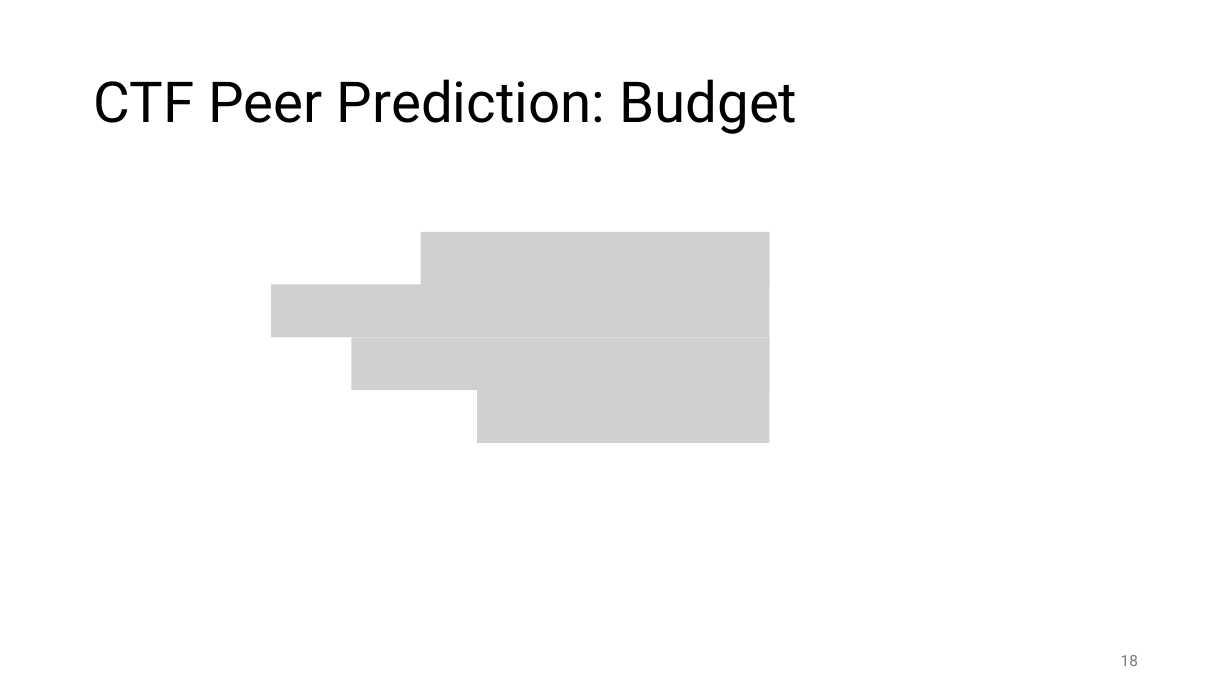
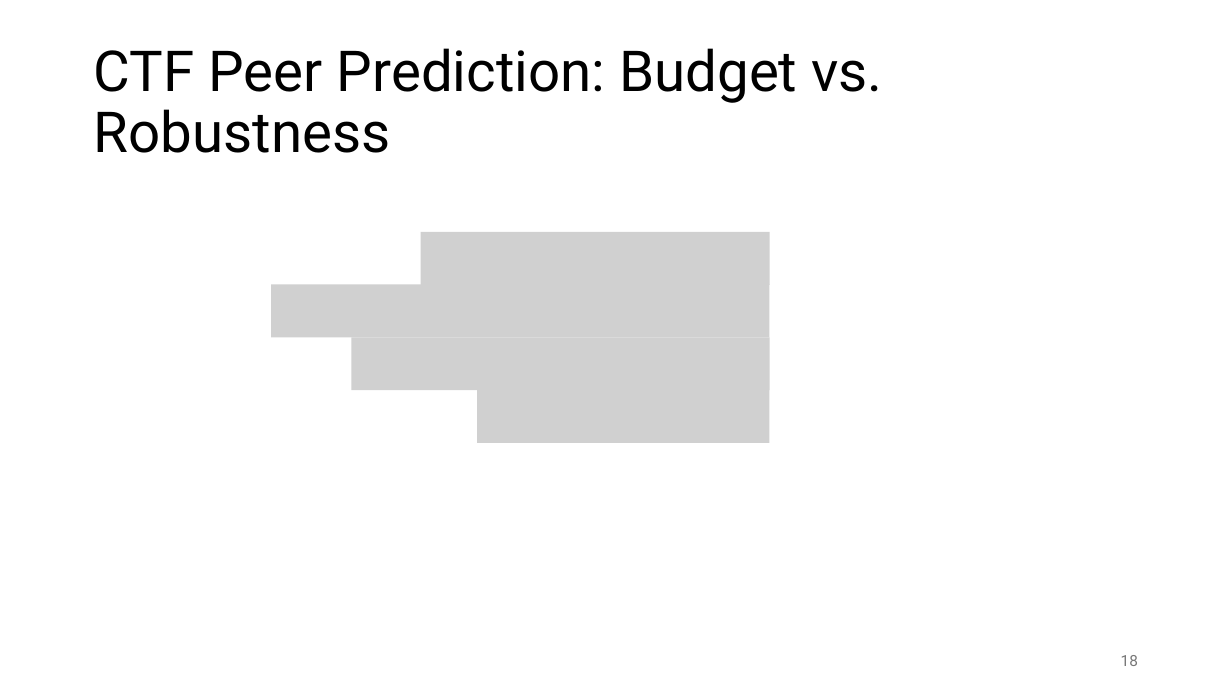
Before and after one commit to wiku30/wiku30.github.io, a slide deck: slide 18 of 2024/VeriPP/VeriPP_informs.pptx. Drawn at 1232x693 pixels with LibreOffice and Linux fonts; fonts in the diff are those of the drawing; grey boxes stand for pictures. Boxes give left, top, right and bottom in pixels: in the first picture for what was removed or moved away, otherwise in the second. Text is boxed around its words. In the diff, an @@ line names an element or a change of style, - is before the commit and + after.

```diff
--- a/2024/VeriPP/VeriPP_informs.pptx
+++ b/2024/VeriPP/VeriPP_informs.pptx
@@ title at [94,48,882,153]: text changed @@
-CTF Peer Prediction: Budget
+CTF Peer Prediction: Budget vs. Robustness
```
Also in this commit, not shown: 9 other slides changed, 1 slide added, 1 slide removed.
